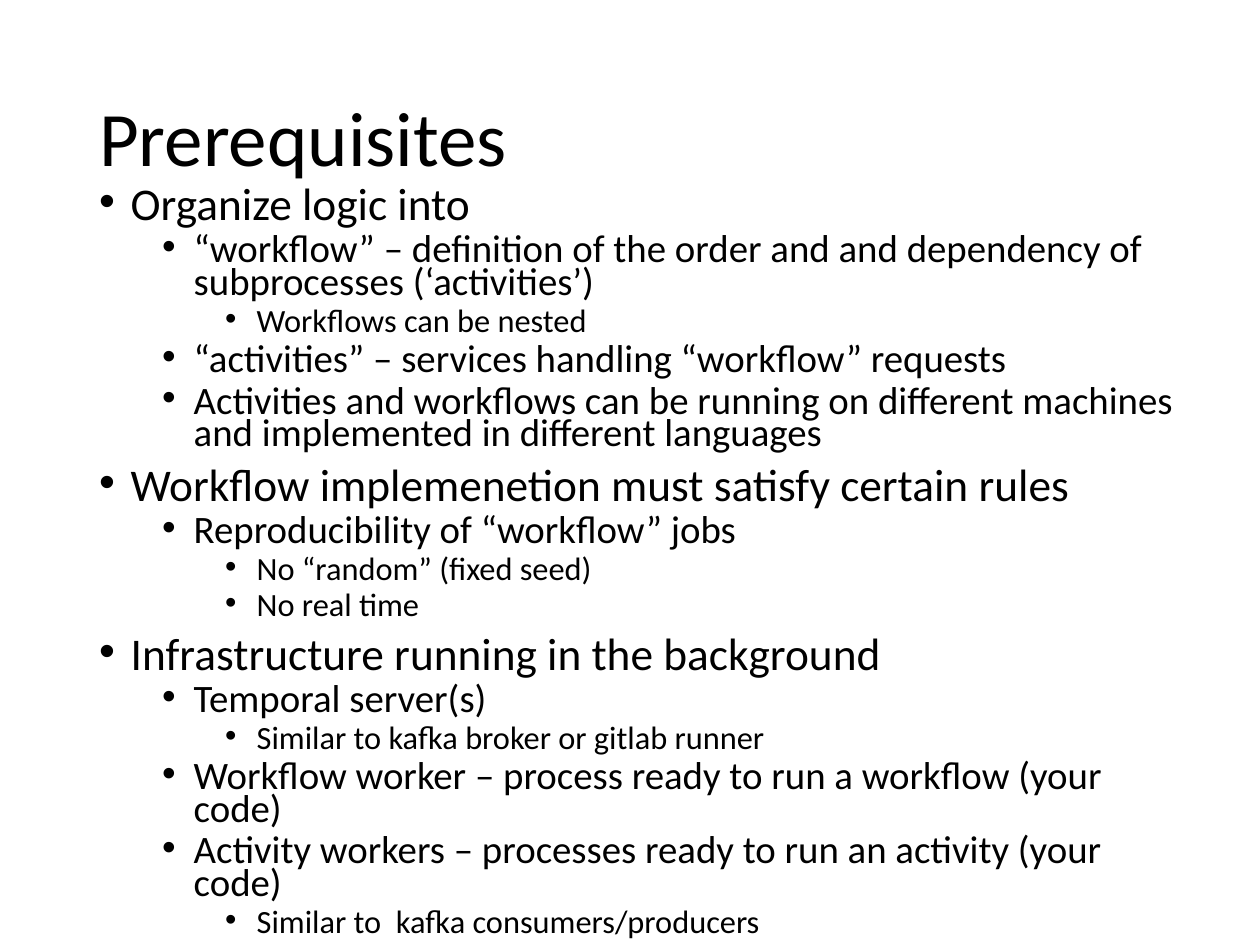
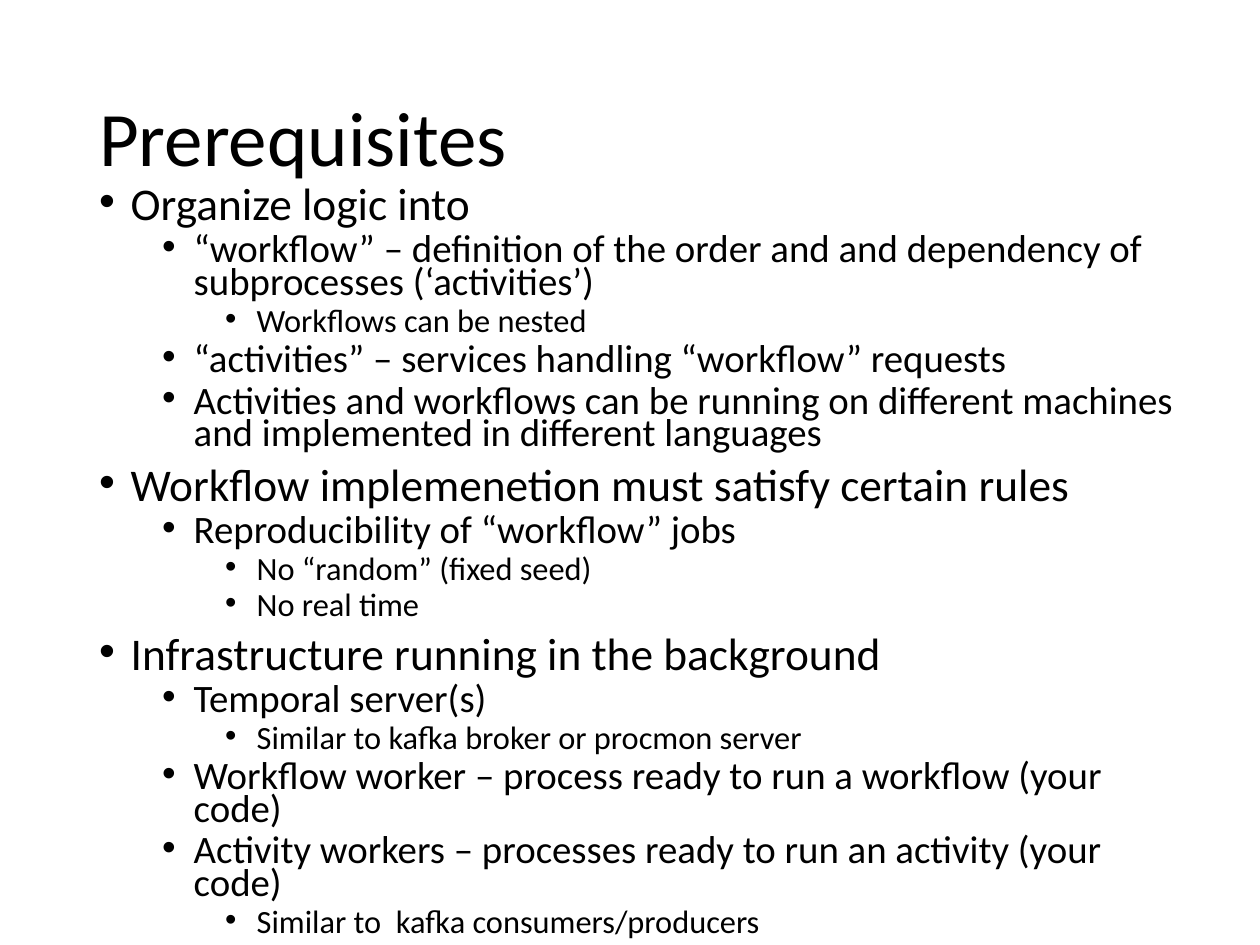
Before and after one commit to zconsult/am_temporal, a slide deck: slide 6 of Temporal.pptx (slide 5 before the commit). Drawn at 1260x945 pixels with LibreOffice and Linux fonts; fonts in the diff are those of the drawing. Boxes give left, top, right and bottom in pixels: in the first picture for what was removed or moved away, otherwise in the second. Text is boxed around its words. In the diff, an @@ line names an element or a change of style, - is before the commit and + after.

```diff
--- a/Temporal.pptx
+++ b/Temporal.pptx
@@ text at (257, 726, 802, 755): text changed @@
-    • Similar to kafka broker or gitlab runner
+    • Similar to kafka broker or procmon server
```
Also in this commit, not shown: 7 other slides changed, 6 slides added, 1 slide removed.
